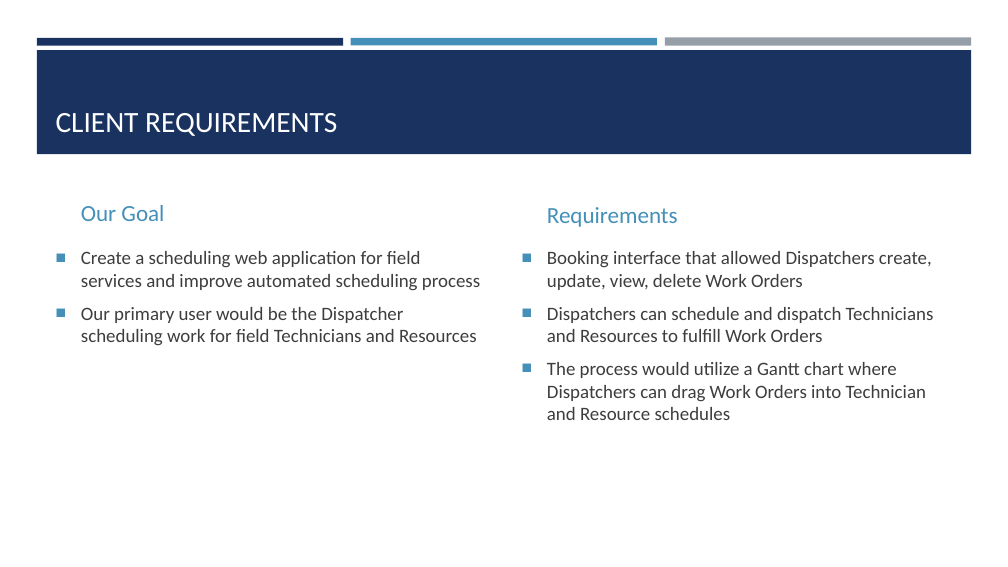
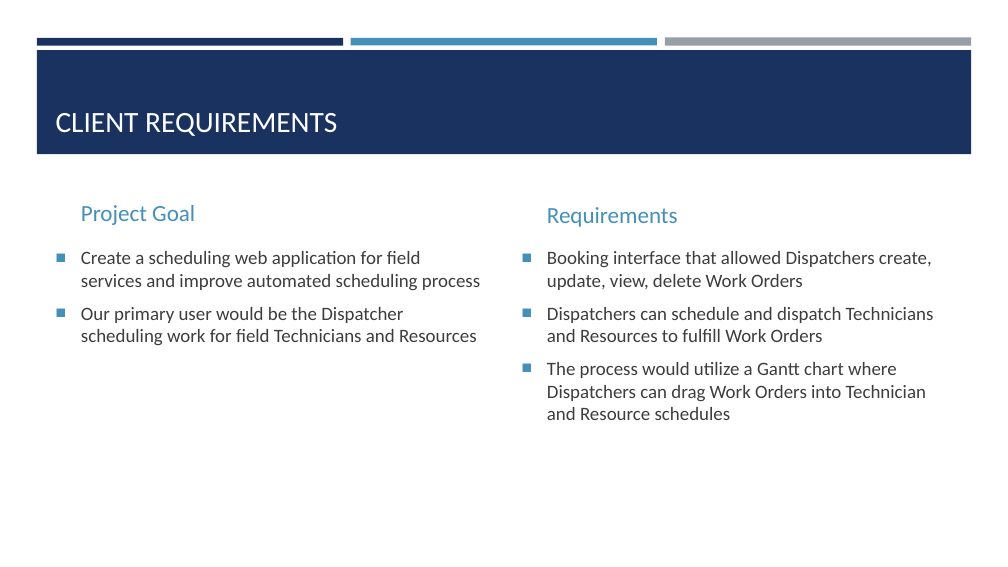
Before and after one commit to cynslcheng/CapstoneDocuments, a slide deck: slide 2 of CapstonePowerPoint.pptx (slide 3 before the commit). Drawn at 1008x567 pixels with LibreOffice and Linux fonts; fonts in the diff are those of the drawing. Boxes give left, top, right and bottom in pixels: in the first picture for what was removed or moved away, otherwise in the second. Text is boxed around its words. In the diff, an @@ line names an element or a change of style, - is before the commit and + after.

```diff
--- a/CapstonePowerPoint.pptx
+++ b/CapstonePowerPoint.pptx
@@ text at [81, 205, 195, 225]: text changed @@
-Our Goal
+Project Goal
```
Also in this commit, not shown: 2 other slides changed, 1 slide removed.
